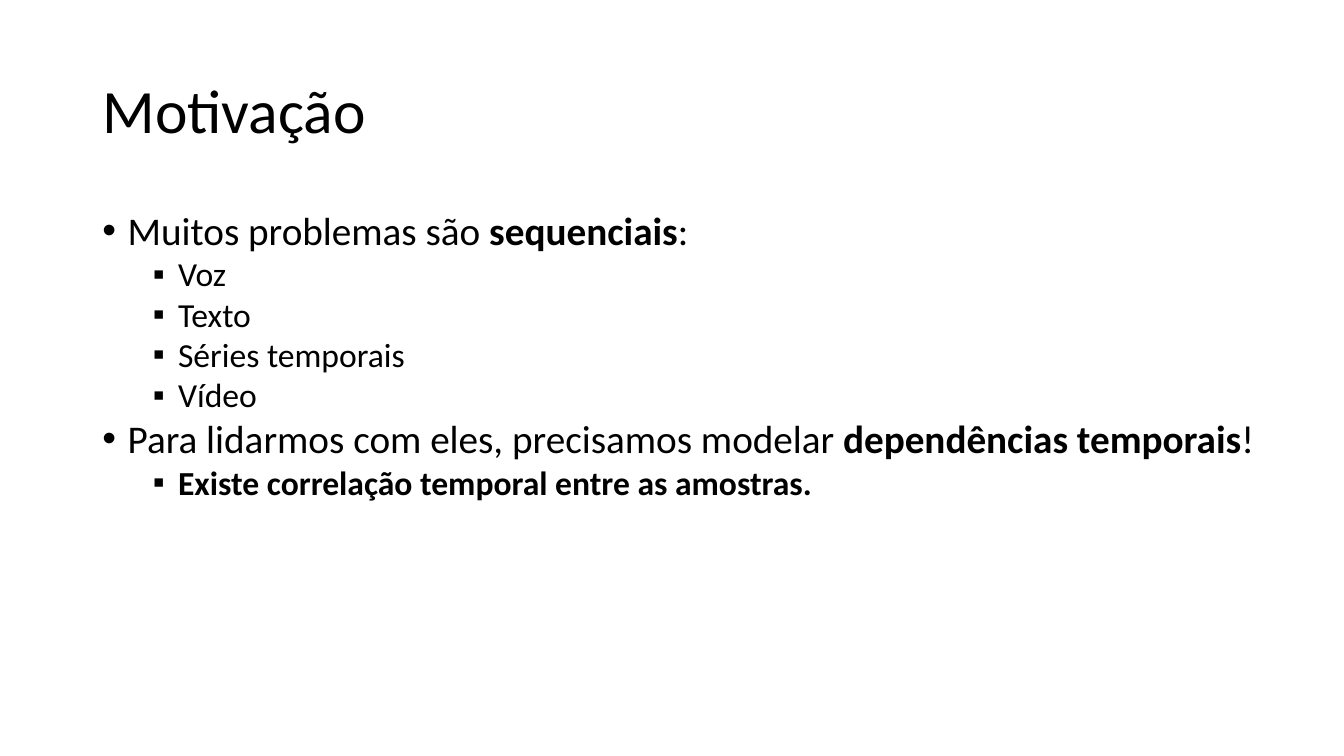
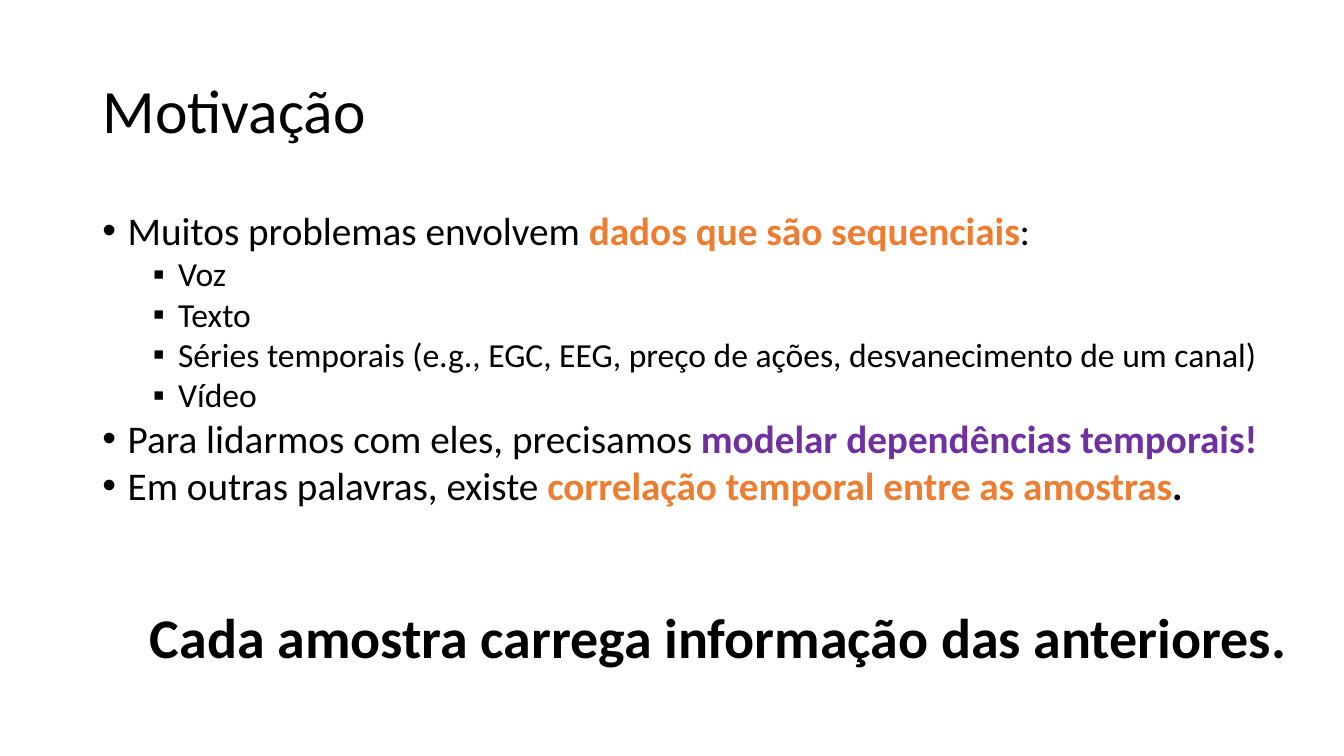
Before and after one commit to zz4fap/c24_inteligencia_artificial, a slide deck: slide 2 of slides/C24_RNN.pptx. Drawn at 1344x756 pixels with LibreOffice and Linux fonts; fonts in the diff are those of the drawing. Boxes give left, top, right and bottom in pixels: in the first picture for what was removed or moved away, otherwise in the second. Text is boxed around its words. In the diff, an @@ line names an element or a change of style, - is before the commit and + after.

```diff
--- a/slides/C24_RNN.pptx
+++ b/slides/C24_RNN.pptx
@@ text at bbox=[128, 217, 1030, 252]: text changed @@
-• Muitos problemas são sequenciais:
+• Muitos problemas envolvem dados que são sequenciais:
@@ text at bbox=[178, 342, 1256, 373]: text changed @@
-  ▪ Séries temporais
+  ▪ Séries temporais (e.g., EGC, EEG, preço de ações, desvanecimento de um canal)
@@ text at bbox=[128, 425, 1257, 460]: text colour #000000 to #7030A0 in "modelar dependências temporais!"; bold on in "modelar temporais!" @@
@@ text at bbox=[128, 472, 1286, 668]: text changed; size 24 to 28 pt @@
-  ▪ Existe correlação temporal entre as amostras.
+• Em outras palavras, existe correlação temporal entre as amostras.
+Cada amostra carrega informação das anteriores.
```
Also in this commit, not shown: 13 other slides changed, 10 slides added, 1 slide removed.
